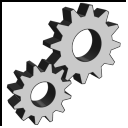
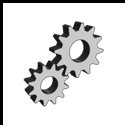
The second (128, 128) image is a revision of the first. Changes to its layers:
painted on "Rectangle 4" over (0, 125, 38, 126)
painted on "Rectangle 2" over (2, 2, 3, 125)
painted on "Rectangle 1" over (2, 2, 125, 3)
painted on "Layer 0" over (6, 2, 121, 126)
